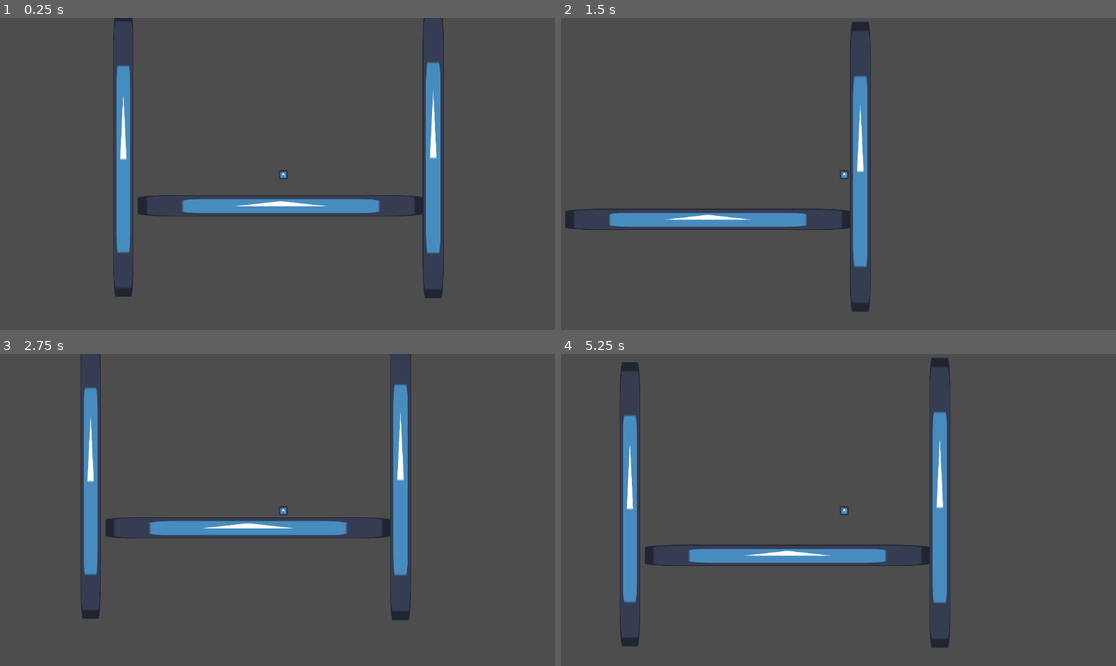
Above: before the commit, frames 1-4 (two rows, left to right).
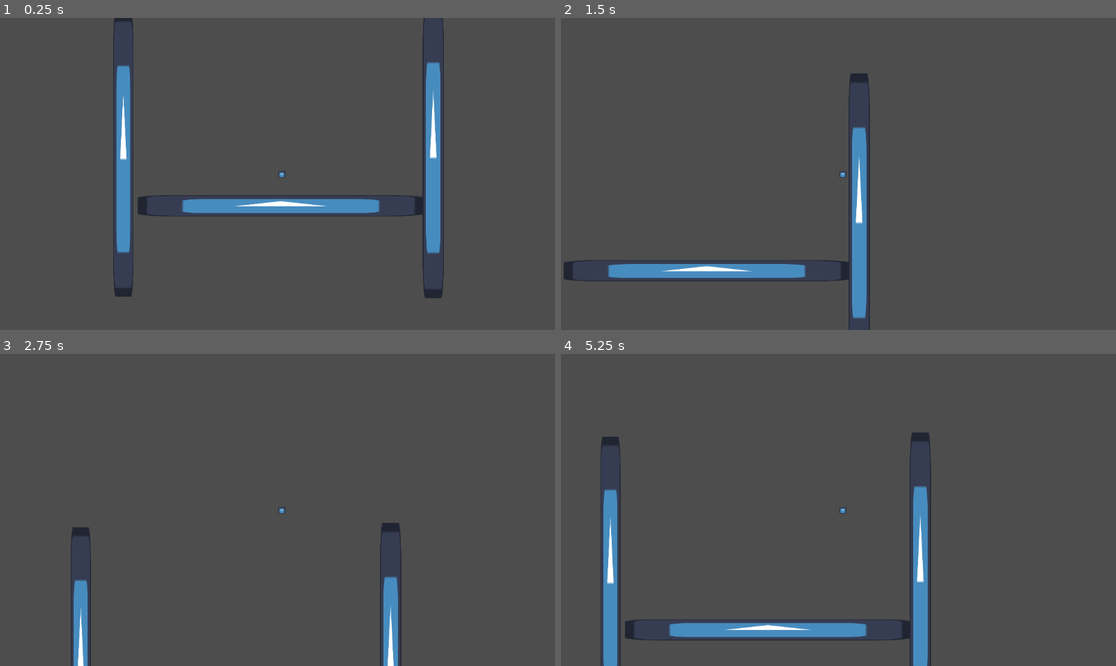
Above: after the commit, the same moments.

Repository: ninosanjaya/Sorcerech_0
Game: Godot game, scene res://scenes/world/world.tscn
The game is run twice, just before and just after one commit, with the same random seed, the same clock (stepped at 60 frames per second) and the same inputs. The engine's default icon, where the game draws it, is replaced by a stand-in: a white triangle on a blue panel in a dark square.
Inputs:
- Up to frame 1 (0.25 s): no input
- Up to frame 2 (1.5 s): hold D (move_right) from 0.53 s (still down); tap C (change_form, bound only before the commit) at 0.6 s; tap Up (jump) at 0.77, 1.07 s; tap Shift (dash) at 0.8, 1.35 s
- Up to frame 3 (2.75 s): tap Up (jump) at 1.52, 1.82 s; tap V (form_next, bound only after the commit) at 1.55, 2.1 s; release D (move_right) at 2.03 s; hold Left (move_left) from 2.03 s (still down); tap F (form_prev, bound only after the commit) at 2.3 s
- Up to frame 4 (5.25 s): release Left (move_left) at 2.78 s; hold D (move_right) 2.78-4.28 s; tap F (form_prev, bound only after the commit) at 2.85 s; tap Up (jump) at 3.02, 3.32, 3.77, 4.07, 4.52, 4.55, 4.82, 5.1 s; tap X (x, bound only after the commit) at 3.05, 3.6 s; hold Z (z, bound only after the commit) 3.53-4.28 s; hold Left (move_left) 4.28-5.03 s; tap Z (z, bound only after the commit) at 4.35 s; hold D (move_right) from 5.03 s (still down)

The runs differ from the first frame. In frame 1, less than 0.1% of the frame differs, in the area x 50-52%, y 48-52%; in frame 2, 6.3%; in frame 3, 7.5%; in frame 4, 11%, in the area x 7-71%, y 1-100%.

Commit message:
Updated player script and project settings

Diff:
--- a/project.godot
+++ b/project.godot
@@ -33,7 +33,7 @@
 , Object(InputEventKey,"resource_local_to_scene":false,"resource_name":"","device":-1,"window_id":0,"alt_pressed":false,"shift_pressed":false,"ctrl_pressed":false,"meta_pressed":false,"pressed":false,"keycode":0,"physical_keycode":4194321,"key_label":0,"unicode":0,"echo":false,"script":null)
 ]
 }
-change_form={
+form_apply={
 "deadzone": 0.5,
 "events": [Object(InputEventKey,"resource_local_to_scene":false,"resource_name":"","device":-1,"window_id":0,"alt_pressed":false,"shift_pressed":false,"ctrl_pressed":false,"meta_pressed":false,"pressed":false,"keycode":0,"physical_keycode":67,"key_label":0,"unicode":99,"echo":false,"script":null)
 ]
@@ -57,6 +57,26 @@
 , Object(InputEventKey,"resource_local_to_scene":false,"resource_name":"","device":-1,"window_id":0,"alt_pressed":false,"shift_pressed":false,"ctrl_pressed":false,"meta_pressed":false,"pressed":false,"keycode":0,"physical_keycode":32,"key_label":0,"unicode":32,"echo":false,"script":null)
 ]
 }
+form_prev={
+"deadzone": 0.5,
+"events": [Object(InputEventKey,"resource_local_to_scene":false,"resource_name":"","device":-1,"window_id":0,"alt_pressed":false,"shift_pressed":false,"ctrl_pressed":false,"meta_pressed":false,"pressed":false,"keycode":0,"physical_keycode":70,"key_label":0,"unicode":102,"echo":false,"script":null)
+]
+}
+form_next={
+"deadzone": 0.5,
+"events": [Object(InputEventKey,"resource_local_to_scene":false,"resource_name":"","device":-1,"window_id":0,"alt_pressed":false,"shift_pressed":false,"ctrl_pressed":false,"meta_pressed":false,"pressed":false,"keycode":0,"physical_keycode":86,"key_label":0,"unicode":118,"echo":false,"script":null)
+]
+}
+z={
+"deadzone": 0.5,
+"events": [Object(InputEventKey,"resource_local_to_scene":false,"resource_name":"","device":-1,"window_id":0,"alt_pressed":false,"shift_pressed":false,"ctrl_pressed":false,"meta_pressed":false,"pressed":false,"keycode":0,"physical_keycode":90,"key_label":0,"unicode":122,"echo":false,"script":null)
+]
+}
+x={
+"deadzone": 0.5,
+"events": [Object(InputEventKey,"resource_local_to_scene":false,"resource_name":"","device":-1,"window_id":0,"alt_pressed":false,"shift_pressed":false,"ctrl_pressed":false,"meta_pressed":false,"pressed":false,"keycode":0,"physical_keycode":88,"key_label":0,"unicode":120,"echo":false,"script":null)
+]
+}
 
 [rendering]
 
--- a/scripts/player/Player.gd
+++ b/scripts/player/Player.gd
@@ -21,7 +21,9 @@
 @export var allow_clones: bool = false
 @export var allow_swimming: bool = false
 @export var allow_flying: bool = false
+@export var allow_flying2_area: bool = false
 @export var allow_digging: bool = false
+@export var allow_digging2_area: bool = false
 @export var allow_time_freeze: bool = false
 @export var allow_magnet: bool = false
 @export var allow_stat_upgrades: bool = false
@@ -58,9 +60,30 @@
 var RocketScene = null
 var CloneScene = null
 
+# Form control
+const ALL_FORMS := {
+	"Normal": {},
+	"Magus": {},
+	"Cyber": {},
+	"UltimateMagus": {},
+	"UltimateCyber": {}
+}
+
+var unlocked_forms: Array = ["Normal"]
+var current_form_index := 0
+
+#const FORM_NAMES := ["Normal", "Magus", "Cyber", "UltimateMagus", "UltimateCyber"]
+
 # Called when the node enters the scene tree (initialization)
 func _ready() -> void:
 	# Optionally initialize anything or set up defaults.
+	#$Player.unlock_form("Magus")
+	unlock_form("Magus")
+	unlock_form("Cyber")
+	#unlock_form("UltimateMagus")
+	#unlock_form("UltimateCyber")
+	current_form_index = 0  # Start in Normal form
+	update_form_abilities()
 	jumps_available = 2 if allow_double_jump else 1
 	# If camouflage or invincibility start active (usually false by default).
 	if allow_camouflage:
@@ -99,7 +122,9 @@
 		jumps_available = 2 if allow_double_jump else 1 # reset double jump when landed&#8203;:contentReference[oaicite:7]{index=7}
 		is_dashing = false  # touching ground cancels dash
 		# If digging ability is on and player is on diggable ground, we could allow digging here (placeholder).
-		# e.g., if allow_digging and on_diggable_ground(): dig()
+		if allow_digging and allow_digging2_area:
+			#dig()
+			print("digging placeholder")
 
 	# Horizontal movement input
 	var direction: float = 0.0
@@ -117,29 +142,6 @@
 			velocity.x = move_toward(velocity.x, 0, move_speed * 2 * delta)
 	# If dashing, we ignore regular input (player continues dashing in set direction)
 
-	# Example: cycle between two forms (Normal and Power form) with a key press
-	if Input.is_action_just_pressed("change_form"):
-	# If currently in normal form (few abilities), switch to a form with many abilities, else revert.
-		if allow_double_jump == false and allow_dash == false:
-			# Switch to a "powered-up" form enabling many abilities
-			allow_double_jump = true
-			allow_dash = true
-			allow_wall_climb = true
-			allow_melee = true
-			allow_pistol = true
-			# (enable other abilities as desired)
-			print("Switched to Powered Form with multiple abilities")
-			# Adjust jumps_available since double jump might be enabled now
-			jumps_available = 2
-		else:
-		# Switch back to a "normal" form with basic abilities only
-			allow_double_jump = false
-			allow_dash = false
-			allow_wall_climb = false
-			allow_melee = false
-			allow_pistol = false
-		# (disable others or keep some basic ones)
-			print("Switched to Normal Form")
 
 
 	## 2. JUMPING (Single/Double) ##
@@ -168,6 +170,7 @@
 		dash_time_left -= delta
 		if dash_time_left <= 0:
 			is_dashing = false  # end dash after duration
+
 
 	## 4. WALL CLIMB ##
 	if allow_wall_climb:
@@ -188,8 +191,9 @@
 	## 5. FLYING ##
 	if allow_flying:
 		# If flying is enabled, allow the player to fly when a key is held (e.g., "jump" or a separate "fly" action)
-		if Input.is_action_pressed("fly"):
+		#if Input.is_action_pressed("move_up"):
 			# Cancel gravity and allow vertical control
+		if allow_flying2_area == true:
 			velocity.y = 0
 			if Input.is_action_pressed("move_up"):
 				velocity.y = -move_speed  # move up
@@ -202,32 +206,33 @@
 
 	## 7. ATTACKS & ABILITIES ##
 	# Melee attack
-	if allow_melee and Input.is_action_just_pressed("melee_attack"):
+	if allow_melee and Input.is_action_just_pressed("z"):
 		perform_melee_attack()
 	# Pistol shooting
-	if allow_pistol and Input.is_action_just_pressed("shoot"):
+	if allow_pistol and Input.is_action_just_pressed("z"):
 		shoot_bullet()
 	# Homing rocket
-	if allow_rocket and Input.is_action_just_pressed("shoot_rocket"):
+	if allow_rocket and Input.is_action_just_pressed("z"):
 		shoot_homing_rocket()
 	# Laser (continuous beam) - could be if key is pressed, keep firing
-	if allow_laser and Input.is_action_pressed("shoot_laser"):
+
+	if allow_laser and Input.is_action_pressed("z"):
 		fire_laser_beam(delta)
 
 	# Grappling hook
-	if allow_grappling_hook and Input.is_action_just_pressed("grapple"):
+	if allow_grappling_hook and Input.is_action_just_pressed("x"):
 		use_grappling_hook()
 
 	# Clones - spawn a clone when ability used
-	if allow_clones and Input.is_action_just_pressed("spawn_clone"):
-		spawn_clone()
+	#if allow_clones and Input.is_action_just_pressed("spawn_clone"):
+	#	spawn_clone()
 
 	# Teleport (with objects or to location)
-	if allow_teleport and Input.is_action_just_pressed("teleport"):
+	if allow_teleport and Input.is_action_just_pressed("x"):
 		use_teleport()
 
 	# Camouflage (toggle on/off)
-	if allow_camouflage and Input.is_action_just_pressed("toggle_camouflage"):
+	if allow_camouflage and Input.is_action_just_pressed("x"):
 		camouflage_on = !camouflage_on
 		if camouflage_on:
 			$Sprite2D.modulate = Color(1,1,1,0.5)  # make sprite semi-transparent as visual cue
@@ -237,15 +242,15 @@
 			print("Camouflage OFF")
 
 	# Invincibility (toggle on/off, or could be time-limited)
-	if allow_invincibility and Input.is_action_just_pressed("toggle_invincibility"):
-		invincible = !invincible
-		if invincible:
-			print("Invincibility ON - player won't take damage")
-		else:
-			print("Invincibility OFF")
+	#if allow_invincibility and Input.is_action_just_pressed("toggle_invincibility"):
+	#	invincible = !invincible
+	#	if invincible:
+	#		print("Invincibility ON - player won't take damage")
+	#	else:
+	#		print("Invincibility OFF")
 
 	# Time freeze (toggle time_frozen state)
-	if allow_time_freeze and Input.is_action_just_pressed("time_freeze"):
+	if allow_time_freeze and Input.is_action_just_pressed("x"):
 		time_frozen = !time_frozen
 		if time_frozen:
 			print("Time Frozen - enemies paused")
@@ -255,20 +260,78 @@
 			# Reset time_scale or unpause enemies.
 
 	# Magnetism (could be passive; here we simulate when toggled)
-	if allow_magnet and Input.is_action_just_pressed("toggle_magnet"):
+	#if allow_magnet and Input.is_action_just_pressed("toggle_magnet"):
 		# This ability might constantly pull items when on; here just a toggle message
-		var status = "ON" if allow_magnet else "OFF"
-		print("Magnetism toggled: %s" % status)
+	#	var status = "ON" if allow_magnet else "OFF"
+	#	print("Magnetism toggled: %s" % status)
 
 		# (If active, you'd continuously attract nearby pickup nodes toward the player)
 
 	## 8. MOVE THE PLAYER ##
-	# Use Godot's built-in movement solver. This updates the character's position and adjusts velocity on collisions.
-	move_and_slide()  # Uses CharacterBody2D's velocity internally&#8203;:contentReference[oaicite:9]{index=9}
-
+	# Rotate forms
+	if Input.is_action_just_pressed("form_next"):
+		current_form_index = (current_form_index + 1) % unlocked_forms.size()
+		print("Selected form:", unlocked_forms[current_form_index])
+	if Input.is_action_just_pressed("form_prev"):
+		current_form_index = (current_form_index - 1 + unlocked_forms.size()) % unlocked_forms.size()
+		print("Selected form:", unlocked_forms[current_form_index])
+	if Input.is_action_just_pressed("form_apply"):
+		update_form_abilities()
+		print("Form changed to:", unlocked_forms[current_form_index])
+
+	move_and_slide()
 # Continue Player.gd - Ability helper functions
+func update_form_abilities():
+		var form = unlocked_forms[current_form_index]
+		# Reset all abilities
+		#allow_double_jump = false
+		#allow_dash = false
+		#allow_wall_climb = false
+		allow_camouflage = false
+		allow_melee = false
+		allow_pistol = false
+		allow_rocket = false
+		allow_grappling_hook = false
+		allow_laser = false
+		allow_teleport = false
+		allow_clones = false
+		allow_swimming = false
+		allow_flying = false
+		allow_digging = false
+		allow_time_freeze = false
+
+		match form:
+			"Normal":
+				scale = Vector2(0.75, 0.75)
+			"Magus":
+				allow_pistol = true
+				allow_camouflage = true
+				scale = Vector2(1, 1)
+			"Cyber":
+				allow_melee = true
+				allow_grappling_hook = true
+				scale = Vector2(1, 1)
+			"UltimateMagus":
+				allow_melee = true
+				allow_teleport = true
+				allow_digging = true
+				scale = Vector2(1.2, 1.2)
+			"UltimateCyber":
+				#allow_rocket = true
+				allow_laser = true
+				allow_time_freeze = true
+				allow_flying = true
+				scale = Vector2(1.2, 1.2)
+			_:
+				scale = Vector2(1, 1)
+
+func unlock_form(form_name: String) -> void:
+	if not unlocked_forms.has(form_name) and ALL_FORMS.has(form_name):
+		unlocked_forms.append(form_name)
+		print(form_name, "form unlocked!")
 
 # Melee attack: deal damage to nearby enemy
+
 func perform_melee_attack() -> void:
 	# This is a placeholder implementation of a melee attack.
 	# In an actual game, you might create a hitbox Area2D or check for enemies in range.
